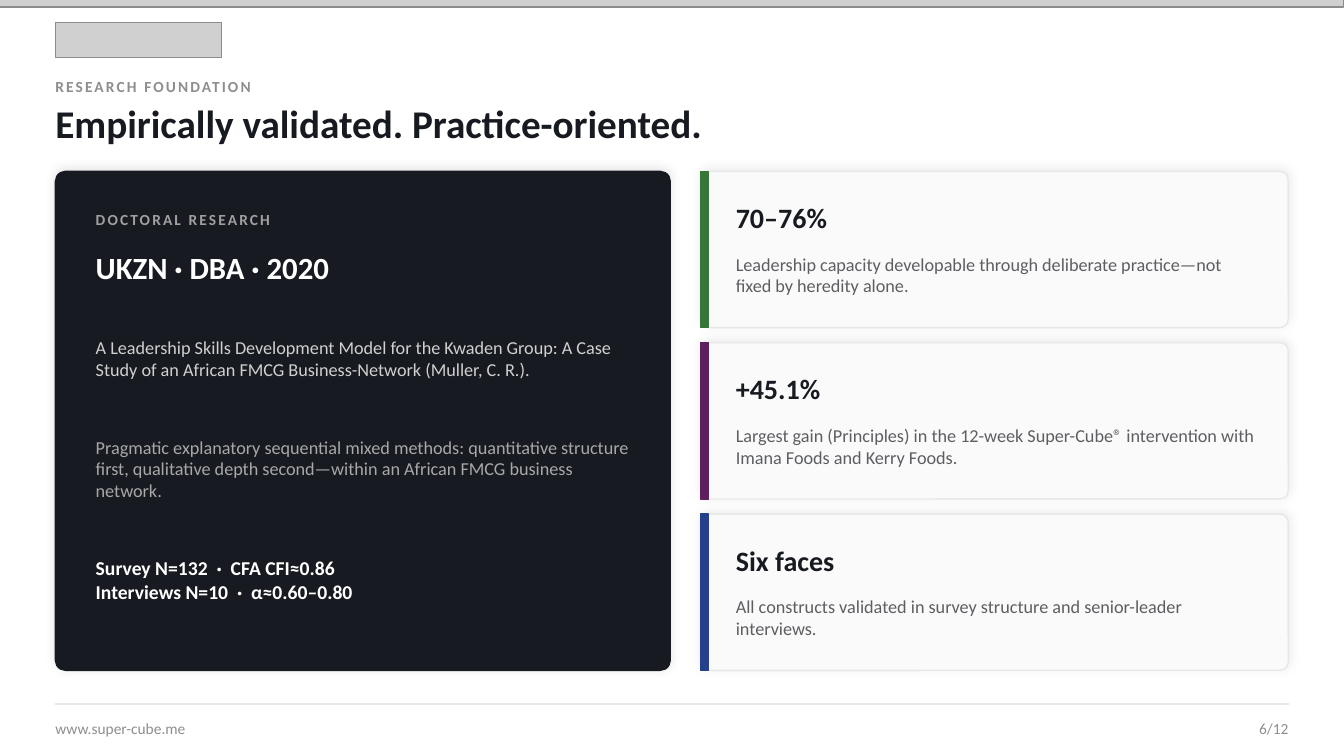
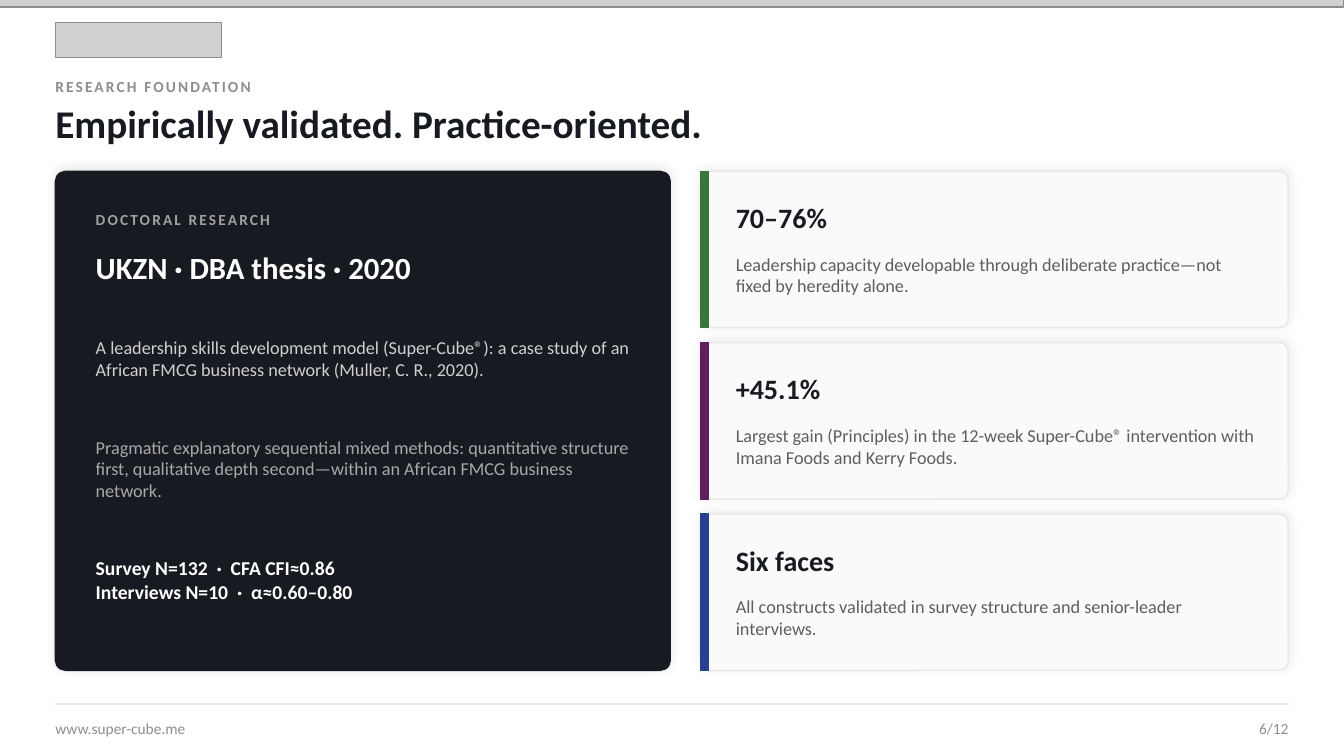
Before and after one commit to bigfivefoods/super-cube-website, a slide deck: slide 6 of public/downloads/super-cube-overview.pptx. Drawn at 1344x756 pixels with LibreOffice and Linux fonts; fonts in the diff are those of the drawing; grey boxes stand for pictures. Boxes give left, top, right and bottom in pixels: in the first picture for what was removed or moved away, otherwise in the second. Text is boxed around its words. In the diff, an @@ line names an element or a change of style, - is before the commit and + after.

Commit message:
Remove case-company name; cite the thesis as 2020 (degree 2021)
- Research highlight, /research titles, /media citations, abstract and the
  company profile now describe the case as an African FMCG business network.
- JCM paper file renamed without the company name; permanent redirect from the
  old URL so existing links keep working.
- Thesis cited as 2020 (December 2020); degree/graduation stays 2021.
- Company profile PDF and overview deck regenerated; free book rebuilt with the
  thesis-year wording (67 pages).

```diff
--- a/public/downloads/super-cube-overview.pptx
+++ b/public/downloads/super-cube-overview.pptx
@@ text at (96, 257, 410, 280): text changed @@
-UKZN · DBA · 2020
+UKZN · DBA thesis · 2020
@@ text at (96, 341, 629, 379): text changed @@
-A Leadership Skills Development Model for the Kwaden Group: A Case Study of an African FMCG Business-Network (Muller, C. R.).
+A leadership skills development model (Super-Cube®): a case study of an African FMCG business network (Muller, C. R., 2020).
```
Also in this commit, not shown: 1 other slide changed, 21 other files.
